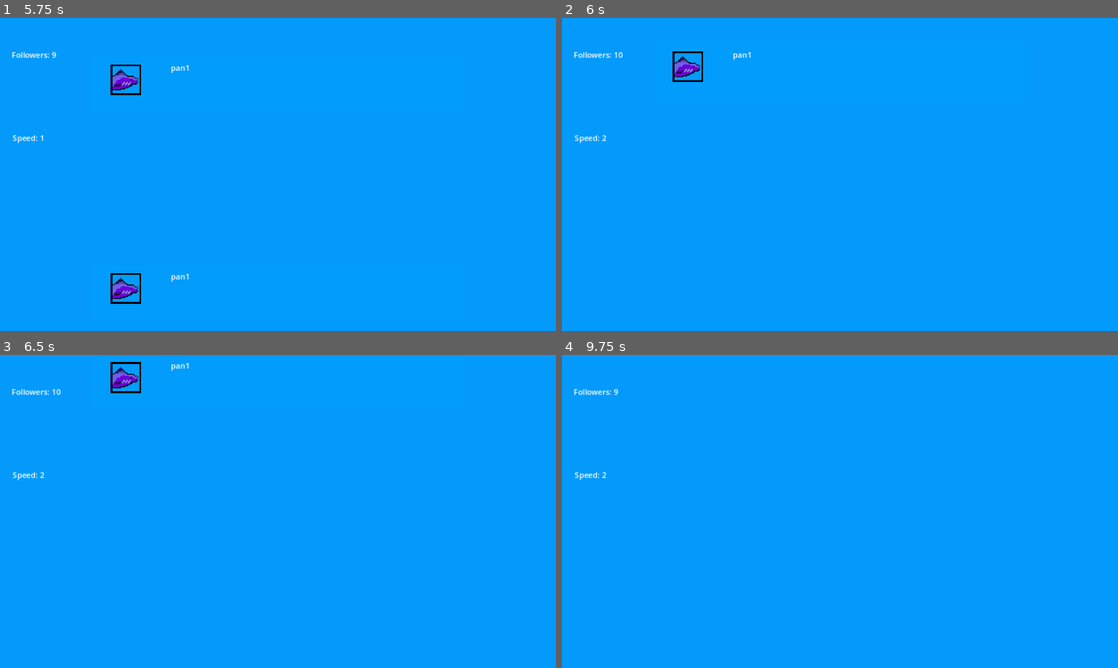
Above: before the commit, frames 1-4 (two rows, left to right).
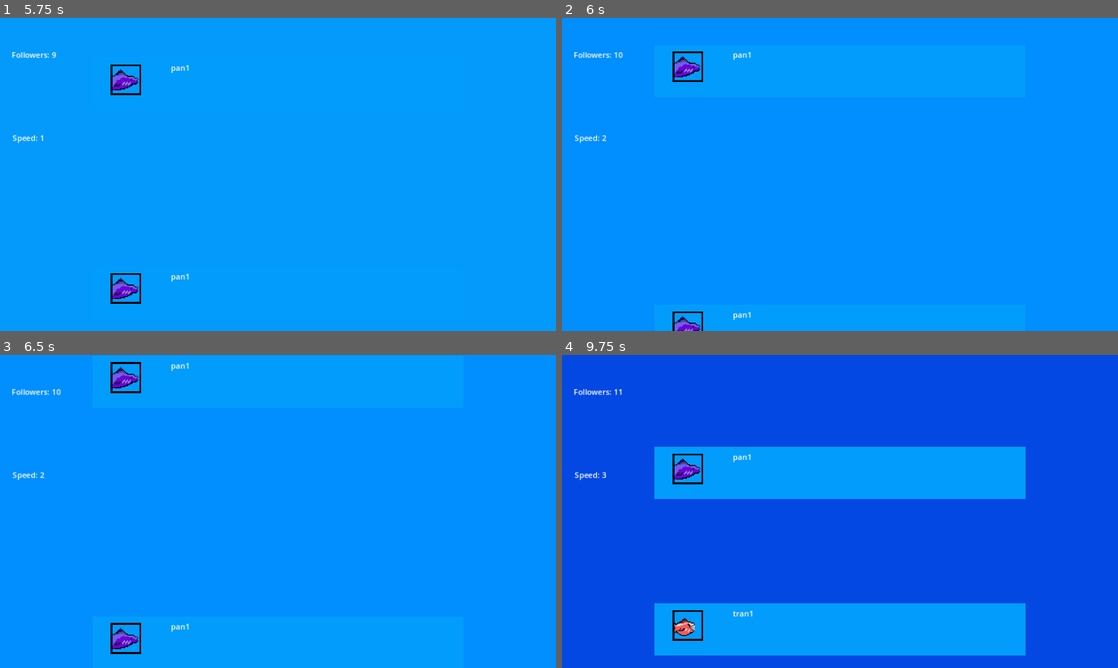
Above: after the commit, the same moments.

Repository: SuperchupuDev/fishtwt
Game: Godot game, scene res://main.tscn
Two runs of this game, one before a commit and one after it. Both use one fixed random seed, a clock stepped at 60 frames per second and the inputs below.
Inputs (mouse positions are in pixels of both pictures, inside the frame that each line leads up to):
- Up to frame 1 (5.75 s): move the mouse to (278, 111) at 0.52 s; click (278, 111) at 0.67 s; move the mouse to (278, 199) at 1.27 s; click (278, 199) at 1.42 s; move the mouse to (333, 105) at 2.02 s; click (333, 105) at 2.17 s; move the mouse to (278, 293) at 2.77 s; click (278, 293) at 2.92 s; move the mouse to (278, 305) at 3.52 s; click (278, 305) at 3.67 s; move the mouse to (278, 318) at 4.27 s; click (278, 318) at 4.42 s; move the mouse to (305, 174) at 5.02 s; click (305, 174) at 5.17 s
- Up to frame 2 (6 s): move the mouse to (840, 293) at 5.77 s; click (840, 293) at 5.92 s
- Up to frame 3 (6.5 s): no input
- Up to frame 4 (9.75 s): move the mouse to (962, 495) at 6.52 s; click (962, 495) at 6.67 s; move the mouse to (728, 527) at 7.27 s; click (728, 527) at 7.42 s; move the mouse to (895, 442) at 8.02 s; click (895, 442) at 8.17 s; move the mouse to (812, 574) at 8.77 s; click (812, 574) at 8.92 s; move the mouse to (1006, 558) at 9.52 s; click (1006, 558) at 9.67 s

Frame 1 is identical in both runs. In frame 2, 0.3% of the frame differs, in the area x 19-34%, y 93-100%; in frame 3, 0.4%; in frame 4, 78%, in the area x 0-100%, y 0-100%.
Error before the commit: Trying to assign value of type 'Array' to a variable of type 'Sprite2D'. (res://manager.gd:11)

Commit message:
BACKGROUND 2

Diff:
--- a/enemyplaceholder.gd
+++ b/enemyplaceholder.gd
@@ -37,5 +37,7 @@
 			Global.speed += 1
 		elif old_points < 50 and Global.points >=50:
 			Global.speed += 1
+		elif old_points < 50 and Global.points >=70:
+			Global.speed += 1
 		print("clicked");
 		queue_free()
--- a/manager.gd
+++ b/manager.gd
@@ -1,14 +1,14 @@
 extends Node
 
 var enemy = load("res://enemyplaceholder.tscn")
-var deeper = [["res://BACKGROUND11.png", "res://BACKGROUND21.png","res://BACKGROUND31.png","res://BACKGROUND41.png","res://BACKGROUND51.png"]]
+var deeper = (["res://BACKGROUND11.png", "res://BACKGROUND21.png","res://BACKGROUND31.png","res://BACKGROUND41.png","res://BACKGROUND51.png"])
 var background:Sprite2D
 var t: float = 0.0
 
 # Called when the node enters the scene tree for the first time.
 func _ready() -> void:
 	background = get_node("Sprite2D")
-	background = deeper[0]
+	background.texture =load(deeper[0])
 
 func SpawnObject():
 	var init_pos = Vector2(576,648)
@@ -20,15 +20,15 @@
 		enemy_instance.type = 0
 	elif Global.speed == 2:
 		enemy_instance.type = randi() % 2
-		background=deeper[1]
+		background.texture=load(deeper[1])
 	elif Global.speed == 3:
 		enemy_instance.type = randi_range(0,2)
-		background=deeper[2]
+		background.texture=load(deeper[2])
 	elif Global.speed >= 4:
 		enemy_instance.type = randi_range (0,3)
-		background=deeper[3]
+		background.texture=load(deeper[3])
 	if Global.speed == 5:
-		background=deeper[4]
+		background.texture=load(deeper[4])
 	add_child(enemy_instance)
 	print("ola estoy spawneando")
 
